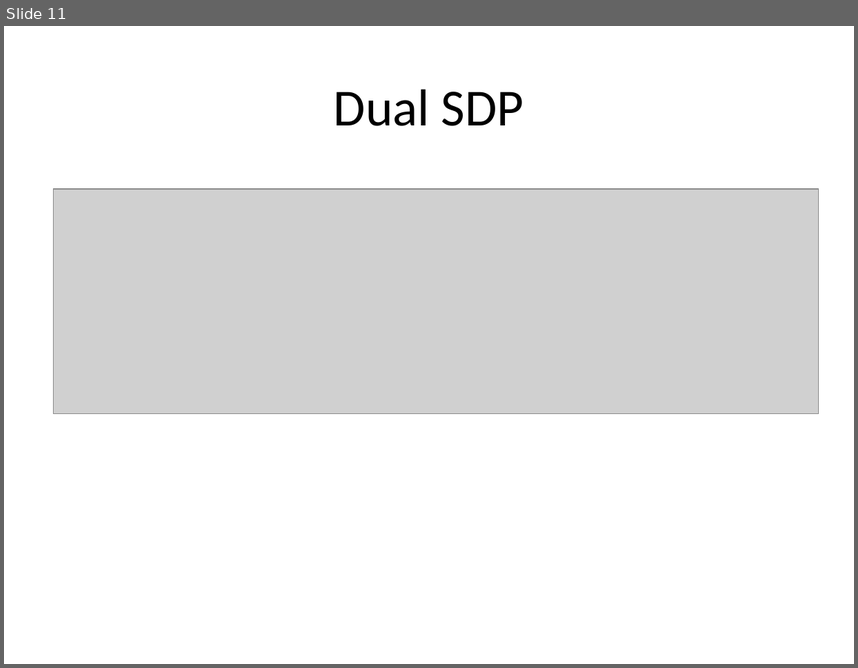
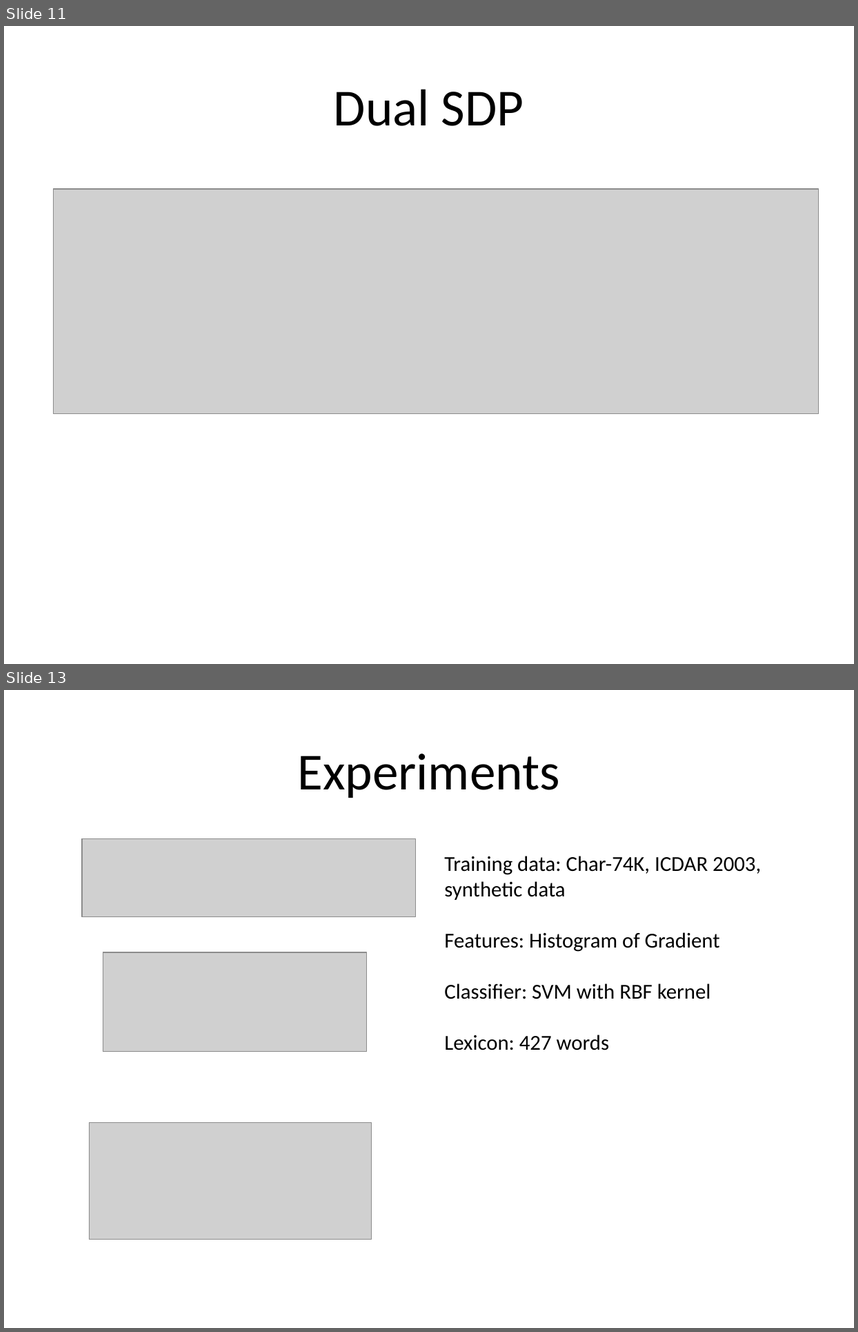
Before and after one commit to Chidanand/scenetext, a slide deck: convex report/Posterslide.pptx. Shown one above the other, each under a label of ours: slide 11 before the commit, slides 11 and 13 after it; the slides between them are not shown. The pictures are 858x668 and 858x1332 pixels, drawn with LibreOffice and Linux fonts; fonts in the diff are those of the drawing; grey boxes stand for pictures. Boxes give left, top, right and bottom in pixels: in the first picture for what was removed or moved away, otherwise in the second. Text is boxed around its words. In the diff, an @@ line names an element or a change of style, - is before the commit and + after.

```diff
--- a/convex report/Posterslide.pptx
+++ b/convex report/Posterslide.pptx
@@ slide 13 added at <box>4,690,854,1328</box>, background #FFFFFF @@
@@ title added at <box>297,753,560,798</box>, 44 pt, text #000000 @@
+Experiments
@@ picture added at <box>82,839,415,917</box> @@
@@ text added at <box>444,856,761,1050</box>, 18 pt, text #000000 @@
+Training data: Char-74K, ICDAR 2003, synthetic data
+Features: Histogram of Gradient
+Classifier: SVM with RBF kernel
+Lexicon: 427 words
@@ picture added at <box>103,952,367,1052</box> @@
@@ picture added at <box>89,1122,371,1239</box> @@
```
Also in this commit, not shown: 2 slides changed, 6 other slides added, 5 slides removed, 7 other files.
